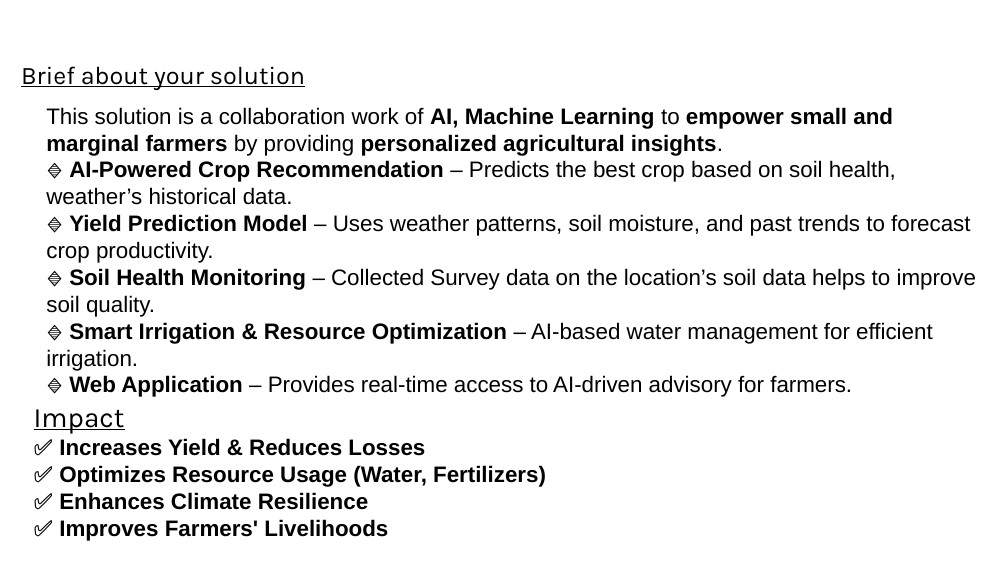
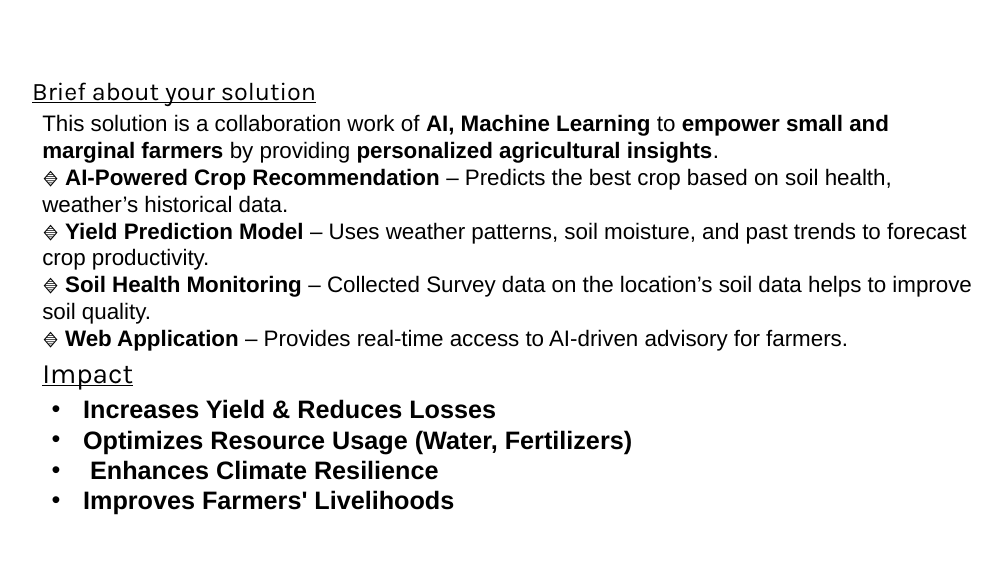
Before and after one commit to SaikatDash/Empowering-Small-and-Marginal-Farmers-with-AI-Driven-Agricultural-Solutions, a slide deck: slide 3 of Solution Challenge _ Project Submission.pptx. Drawn at 1008x567 pixels with LibreOffice and Linux fonts; fonts in the diff are those of the drawing; background and template pictures are left out. Boxes give left, top, right and bottom in pixels: in the first picture for what was removed or moved away, otherwise in the second. Text is boxed around its words. In the diff, an @@ line names an element or a change of style, - is before the commit and + after.

```diff
--- a/Solution Challenge _ Project Submission.pptx
+++ b/Solution Challenge _ Project Submission.pptx
@@ text "Brief about your solution" moved from (x1=21, y1=66, x2=305, y2=90) to (x1=32, y1=82, x2=316, y2=106) @@
@@ text "This solution is a collaboration ..." moved from (x1=46, y1=107, x2=976, y2=397) to (x1=42, y1=114, x2=971, y2=351) @@
@@ text at (x1=42, y1=168, x2=971, y2=351): text changed @@
-🔹 AI-Powered Crop Recommendation – Predicts the best crop based on soil health, weather’s historical data.
-🔹 Yield Prediction Model – Uses weather patterns, soil moisture, and past trends to forecast crop productivity.
-🔹 Soil Health Monitoring – Collected Survey data on the location’s soil data helps to improve soil quality.
-🔹 Smart Irrigation & Resource Optimization – AI-based water management for efficient irrigation.
-🔹 Web Application – Provides real-time access to AI-driven advisory for farmers.
+🔹 AI-Powered Crop Recommendation – Predicts the best crop based on soil health, weather’s historical data.
+🔹 Yield Prediction Model – Uses weather patterns, soil moisture, and past trends to forecast crop productivity.
+🔹 Soil Health Monitoring – Collected Survey data on the location’s soil data helps to improve soil quality.
+🔹 Web Application – Provides real-time access to AI-driven advisory for farmers.
@@ text added at (x1=42, y1=365, x2=133, y2=390), 20 pt, text #000000, underline @@
+Impact
@@ text at (x1=83, y1=399, x2=632, y2=515): text changed; size 16 to 18 pt @@
-Impact
-✅ Increases Yield & Reduces Losses
-✅ Optimizes Resource Usage (Water, Fertilizers)
-✅ Enhances Climate Resilience
-✅ Improves Farmers' Livelihoods
+• Increases Yield & Reduces Losses
+• Optimizes Resource Usage (Water, Fertilizers)
+• Enhances Climate Resilience
+• Improves Farmers' Livelihoods
```
Also in this commit, not shown: 7 other slides changed, 3 slides removed, 18 other files.
